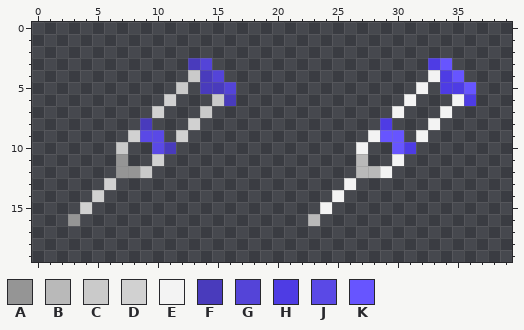
Pixel-art sprite -- ProyectosSDL/HolaSDL/images/Weapons/crutch.png. The first picture shows the starting point.
The file is 40x20 pixels.
Palette (. is transparent): A #959595  B #b9b9b9  C #cacaca  D #d1d1d1  E #f3f3f3  F #493bbc  G #5444d8  H #4e3ce4  J #5a49e6  K #6755ff
Pixels before, first column x 3:
 3 ..........FG..................HK..
 4 ..........CFG.................EHK.
 5 .........C.FFG...............E.HHK
 6 ........D...CF..............E...EH
 7 .......D...C...............E...E..
 8 ......F...D...............H...E...
 9 .....DJJ.D...............EKK.E....
10 ....C..JF...............E..KH.....
11 ....A..D................B..E......
12 ....AAC.................BBE.......
13 ...D...................E..........
14 ..D...................E...........
15 .D...................E............
16 A...................B.............
New version:
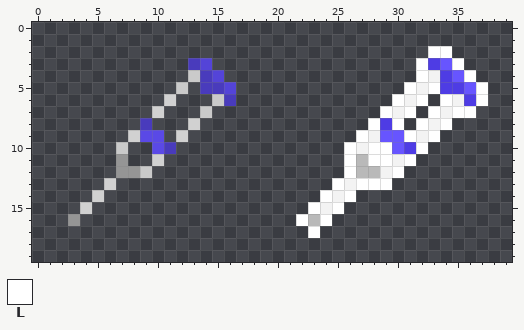
Colours new in this view: L #ffffff
What changed:
The author put colour L in row 2 at x 33 to 34; in row 3 at x 32 and 35; in row 4 at x 32 and 36; in row 5 at x 31, 33 and 37; in row 6 at x 30, 32, 34 and 37; in row 7 at x 29, 31, 33 and 35 to 36.
The author put colour L in row 8 at x 28, 30, 32 and 34; in row 9 at x 27, 31 and 33; in row 10 at x 26, 28 to 29 and 32; in row 11 at x 26, 28 to 29 and 31; in row 12 at x 26 and 30; in row 13 at x 25 and 27 to 29.
The author put colour L in row 14 at x 24 and 26; in row 15 at x 23 and 25; in row 16 at x 22 and 24; in row 17 at x 23.
Boxes around the changes in both pictures, in picture pixels (x1, y1, x2, y2):
added: (296, 46, 488, 238)
